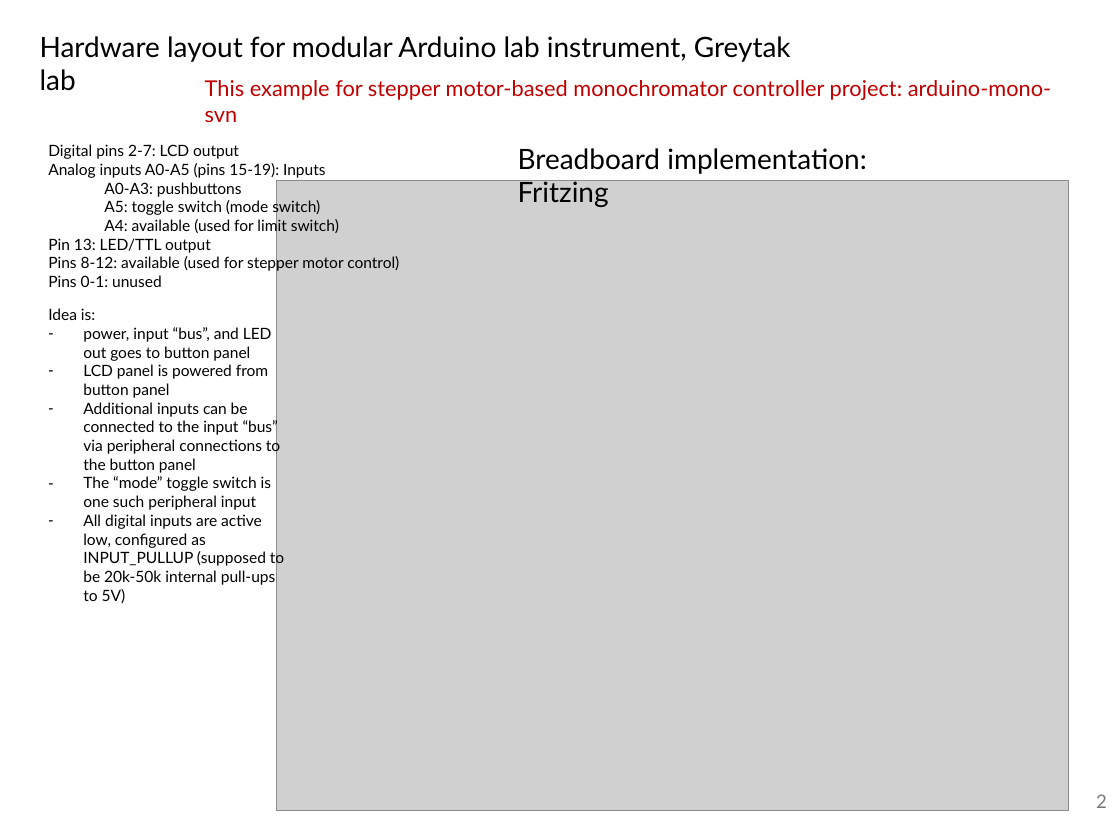
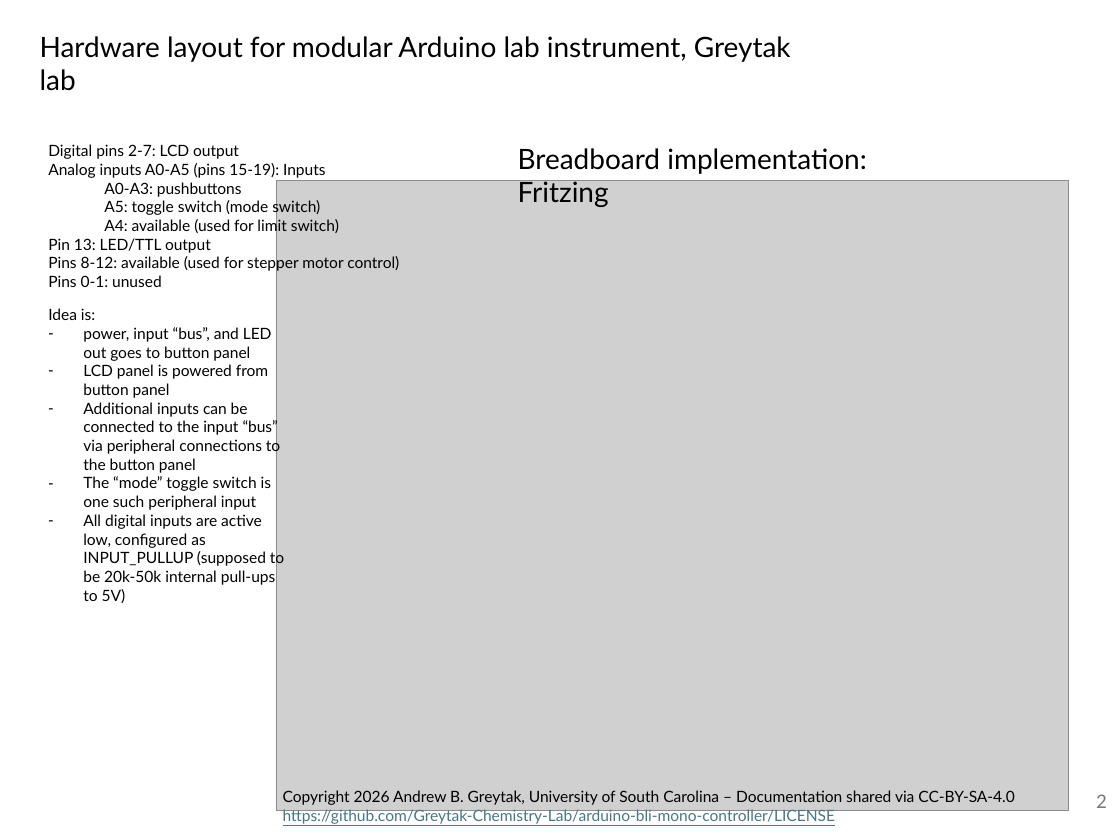
Before and after one commit to Greytak-Chemistry-Lab/arduino-bli-mono-controller, a slide deck: slide 2 of og/layouts/lcd_and_button_panel/lcd_and_button_panel_summary.pptx. Drawn at 1120x840 pixels with LibreOffice and Linux fonts; fonts in the diff are those of the drawing; grey boxes stand for pictures. Boxes give left, top, right and bottom in pixels: in the first picture for what was removed or moved away, otherwise in the second. Text is boxed around its words. In the diff, an @@ line names an element or a change of style, - is before the commit and + after.

Commit message:
update hardware documentation

```diff
--- a/og/layouts/lcd_and_button_panel/lcd_and_button_panel_summary.pptx
+++ b/og/layouts/lcd_and_button_panel/lcd_and_button_panel_summary.pptx
@@ text removed at <box>205,80,1052,100</box> @@
-This example for stepper motor-based monochromator controller project: arduino-mono-svn
@@ text added at <box>283,790,1014,824</box>, 10 pt, text #000000 @@
+Copyright 2026 Andrew B. Greytak, University of South Carolina – Documentation shared via CC-BY-SA-4.0
+https://github.com/Greytak-Chemistry-Lab/arduino-bli-mono-controller/LICENSE
```
Also in this commit, not shown: 4 other slides changed, 1 slide added, 2 slides removed, 6 other files.
